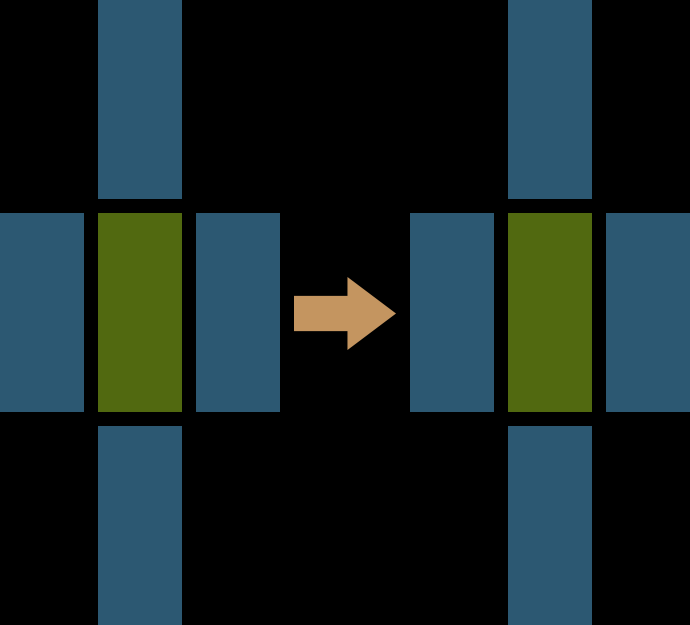
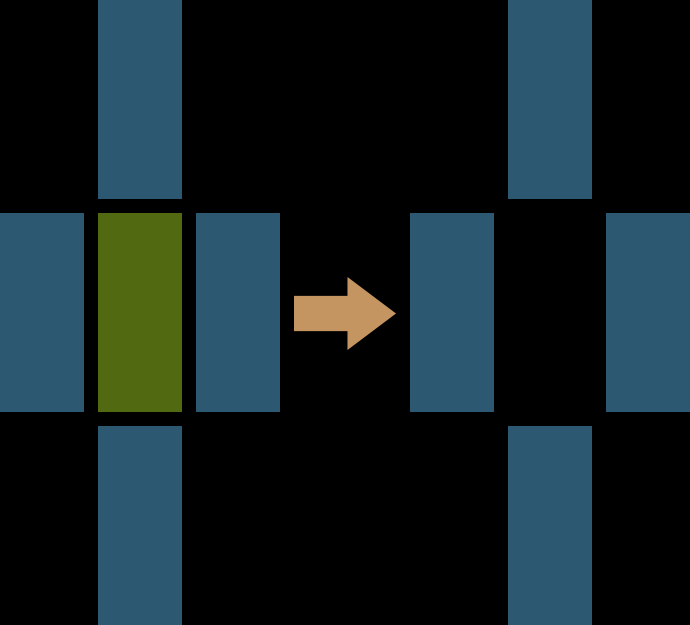
Layered file, before and after one edit (690x625). Changes by layer:
hid "Center" (1st of 2, in "Rule3" › "RightSide") over (508, 213, 592, 412)
